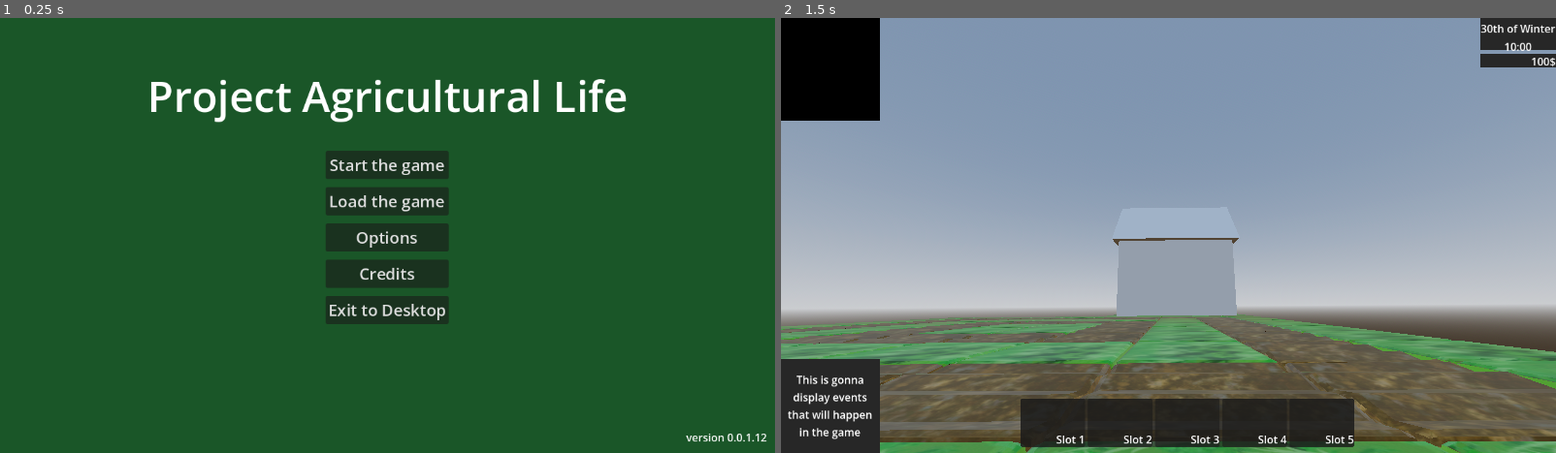
Above: before the commit, frames 1-2 (left to right).
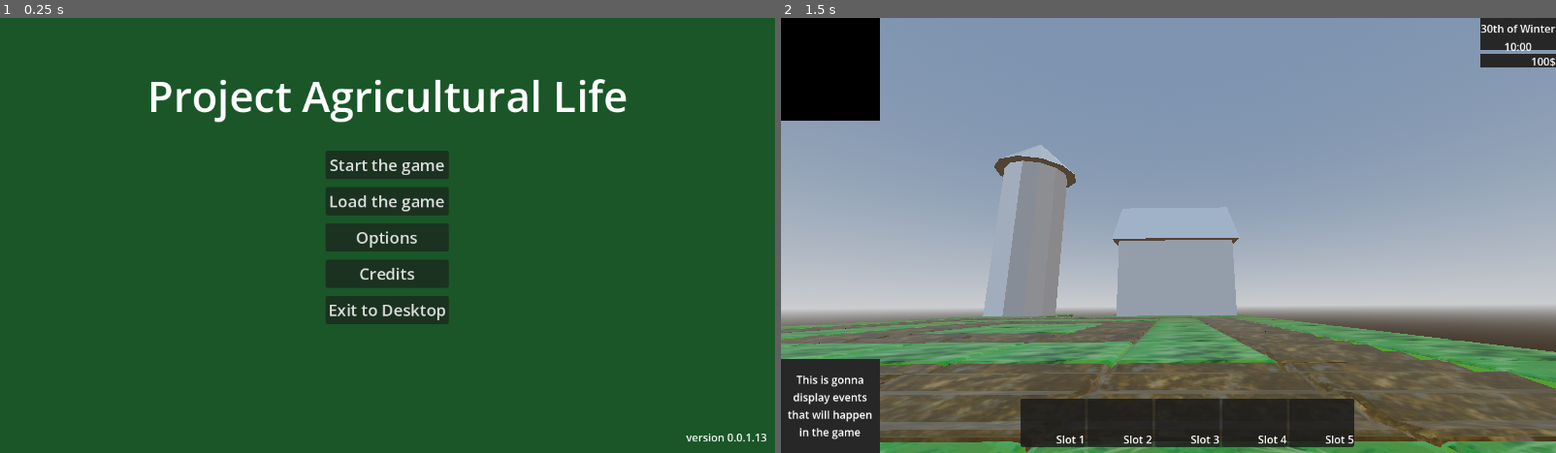
Above: after the commit, the same moments.

Repository: MatGalos/project-agriculural-life
Game: Godot game, scene res://Scenes/UIs/Menus/LaunchMenu/MainMenu.tscn
Same seed, same stepped clock (60 frames per second), same inputs: the game is played once before the commit and once after it.
Inputs:
- Up to frame 1 (0.25 s): no input
- Up to frame 2 (1.5 s): click "Start the game" at 0.5 s; tap Enter at 1.25 s

The runs differ from the first frame. In frame 1, less than 0.1% of the frame differs, in the area x 98-99%, y 95-98%; in frame 2, 2.7%, in the area x 23-39%, y 29-69%.

Commit message:
Implemented Silo model

Diff:
--- a/Scenes/Game/mainScene.tscn
+++ b/Scenes/Game/mainScene.tscn
@@ -5,6 +5,7 @@
 [ext_resource type="PackedScene" uid="uid://e0txou2qyc0l" path="res://Assets/Models/Terrain/plowed_block.glb" id="3_mudw0"]
 [ext_resource type="PackedScene" uid="uid://c6rbyep4rt0t4" path="res://Assets/Models/Buildings/well.glb" id="4_mudw0"]
 [ext_resource type="PackedScene" uid="uid://dtlgskl6tvubp" path="res://Assets/Models/Buildings/house.glb" id="5_f246w"]
+[ext_resource type="PackedScene" uid="uid://4f4mbabd4bie" path="res://Assets/Models/Buildings/Silo.glb" id="6_f63ko"]
 
 [sub_resource type="ProceduralSkyMaterial" id="ProceduralSkyMaterial_pmpwp"]
 sky_horizon_color = Color(0.66224277, 0.6717428, 0.6867428, 1)
@@ -360,3 +361,6 @@
 
 [node name="house" parent="." unique_id=734705202 instance=ExtResource("5_f246w")]
 transform = Transform3D(1, 0, 0, 0, 1, 0, 0, 0, 1, 6.997143, 0, -7.5261)
+
+[node name="Silo" parent="." unique_id=491221179 instance=ExtResource("6_f63ko")]
+transform = Transform3D(1, 0, 0, 0, 1, 0, 0, 0, 1, 1.0015109, 0, -6.998237)
--- a/project.godot
+++ b/project.godot
@@ -11,7 +11,7 @@
 [application]
 
 config/name="Project_Agricultural_life"
-config/version="0.0.1.12"
+config/version="0.0.1.13"
 run/main_scene="uid://bg2wnf0pafkqt"
 config/features=PackedStringArray("4.6", "Forward Plus")
 config/icon="res://Assets/Icons/AppIcons/icon.svg"
Binary file added: Assets/Models/Buildings/Silo.glb
Not shown, added: Assets/Models/Buildings/Silo.glb.import
Binary file added: Assets/Models/Buildings/Silo_Terrain_atlas.png
Not shown, added: Assets/Models/Buildings/Silo_Terrain_atlas.png.import
Not shown, changed: README.md
